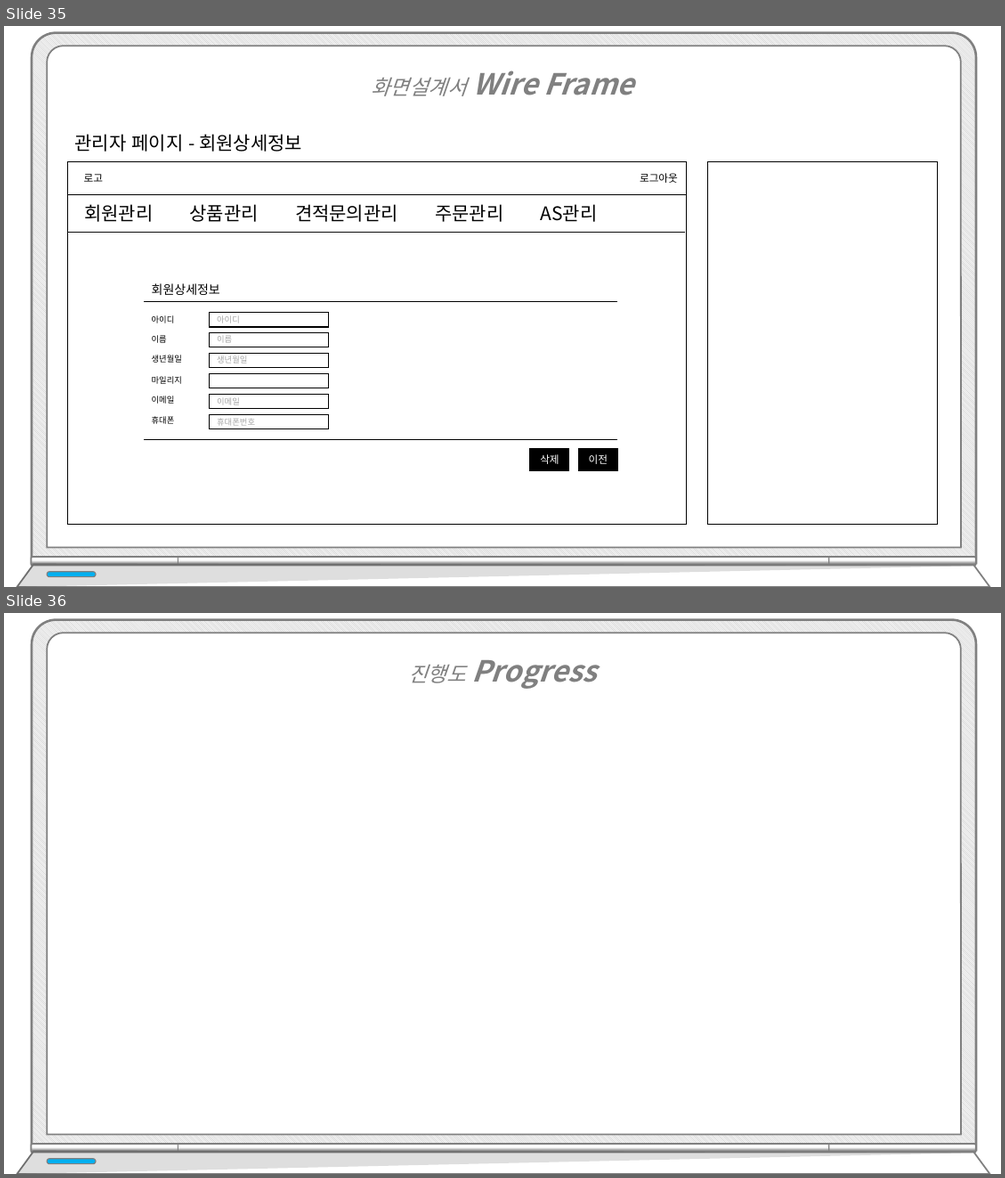
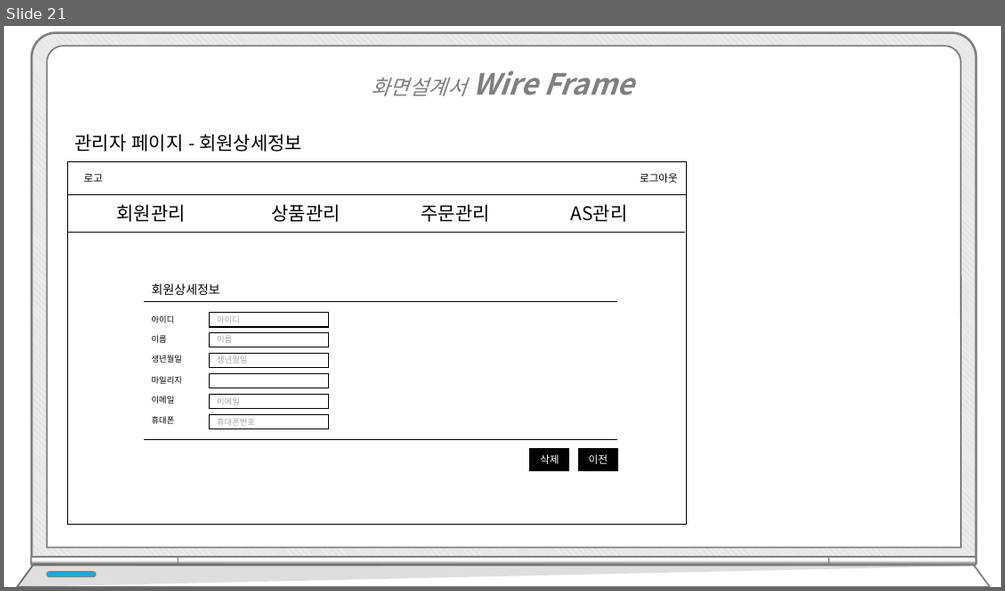
Before and after one commit to hhsw07/ezen-academy-projects, a slide deck: WebContent/khj/5차 컴퓨터판매.pptx. Shown one above the other, each under a label of ours: slides 35 and 36 before the commit, slide 21 after it. The pictures are 1005x1178 and 1005x591 pixels, drawn with LibreOffice and Linux fonts; fonts in the diff are those of the drawing. Boxes give left, top, right and bottom in pixels: in the first picture for what was removed or moved away, otherwise in the second. Text is boxed around its words. In the diff, an @@ line names an element or a change of style, - is before the commit and + after.

```diff
--- a/WebContent/khj/5차 컴퓨터판매.pptx
+++ b/WebContent/khj/5차 컴퓨터판매.pptx
@@ slide 36 removed at <box>4,613,1001,1174</box>, background #FFFFFF @@
@@ text removed at <box>408,660,597,689</box> @@
-진행도 Progress
@@ group removed at <box>16,620,989,1174</box>: 5 round same rects, 2 freeform shapes, 1 rounded rectangle @@
@@ what was slide 35 is now slide 21 @@
@@ slide 21 changed as well @@
@@ rectangle removed at <box>708,162,938,524</box> @@
@@ text at <box>117,204,627,222</box>: text changed @@
-회원관리 상품관리 견적문의관리 주문관리 AS관리
+회원관리 상품관리 주문관리 AS관리
```
Also in this commit, not shown: 20 other slides changed, 15 other slides removed.
